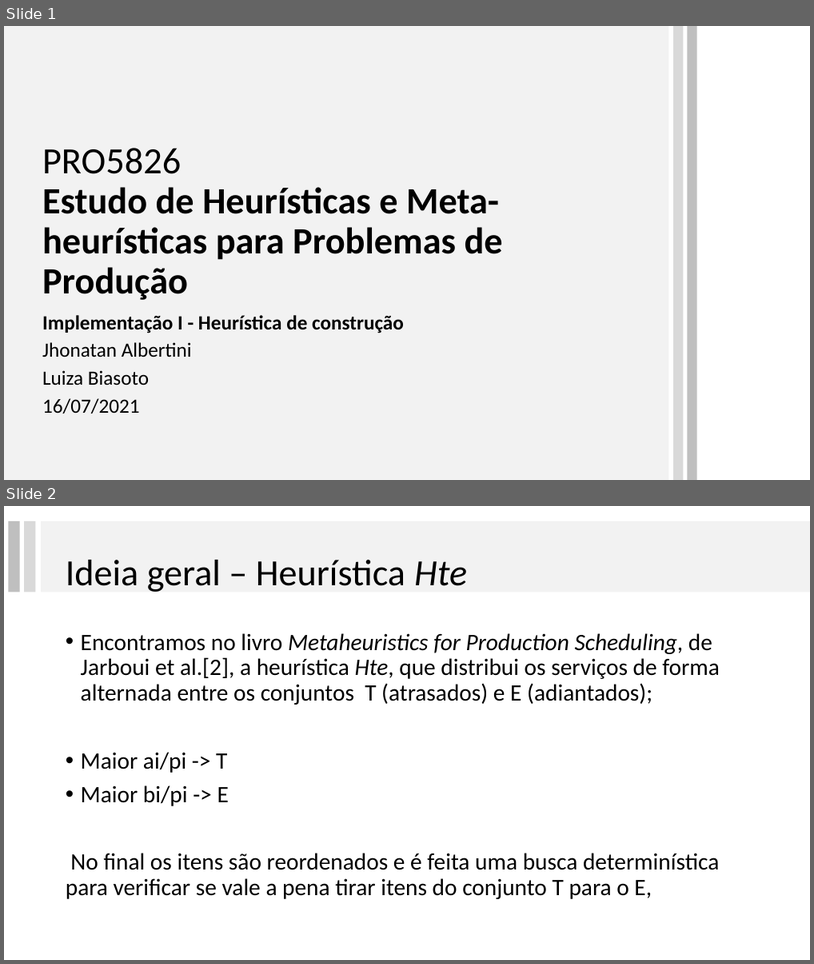
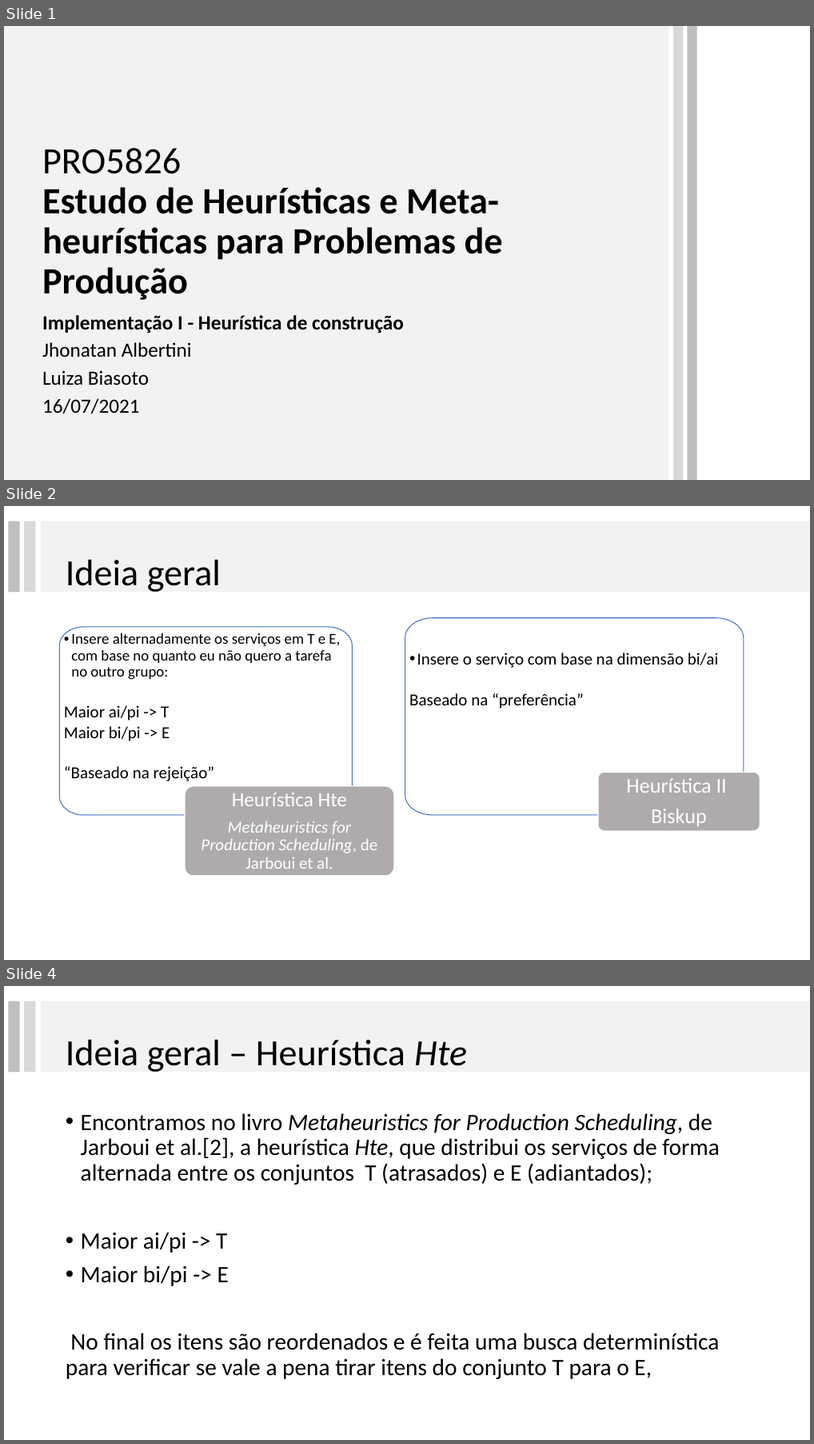
Before and after one commit to lpbiasoto/metaheuristicas, a slide deck: Apresentação 1/apresentação preliminar.pptx. Shown one above the other, each under a label of ours: slides 1 and 2 before the commit, slides 1, 2 and 4 after it; the slides between them are not shown. The pictures are 814x964 and 814x1444 pixels, drawn with LibreOffice and Linux fonts; fonts in the diff are those of the drawing. Boxes give left, top, right and bottom in pixels: in the first picture for what was removed or moved away, otherwise in the second. Text is boxed around its words. In the diff, an @@ line names an element or a change of style, - is before the commit and + after.

```diff
--- a/Apresentação 1/apresentação preliminar.pptx
+++ b/Apresentação 1/apresentação preliminar.pptx
@@ slide 2 added at [4,506,810,960], background #FFFFFF @@
@@ rectangle added at [8,521,20,592], fill #BFBFBF @@
@@ rectangle added at [24,521,35,592], fill #D9D9D9 @@
@@ rectangle added at [41,521,810,592], fill #F2F2F2 @@
@@ title added at [66,560,221,592], 44 pt, text #000000 @@
+Ideia geral
@@ group added at [60,618,760,876]: 4 freeform shapes @@
+  • Insere alternadamente os serviços em T e E, com base no quanto eu não quero a tarefa no outro grupo:
+Maior ai/pi -> T
+Maior bi/pi -> E
+“Baseado na rejeição”
+Heurística Hte
+Metaheuristics for Production Scheduling, de Jarboui et al.
+  • Insere o serviço com base na dimensão bi/ai
+  Baseado na “preferência”
+Heurística II
+Biskup
@@ what was slide 2 is now slide 4 @@
```
Also in this commit, not shown: 1 slide changed, 1 other slide added, 2 slides removed.
